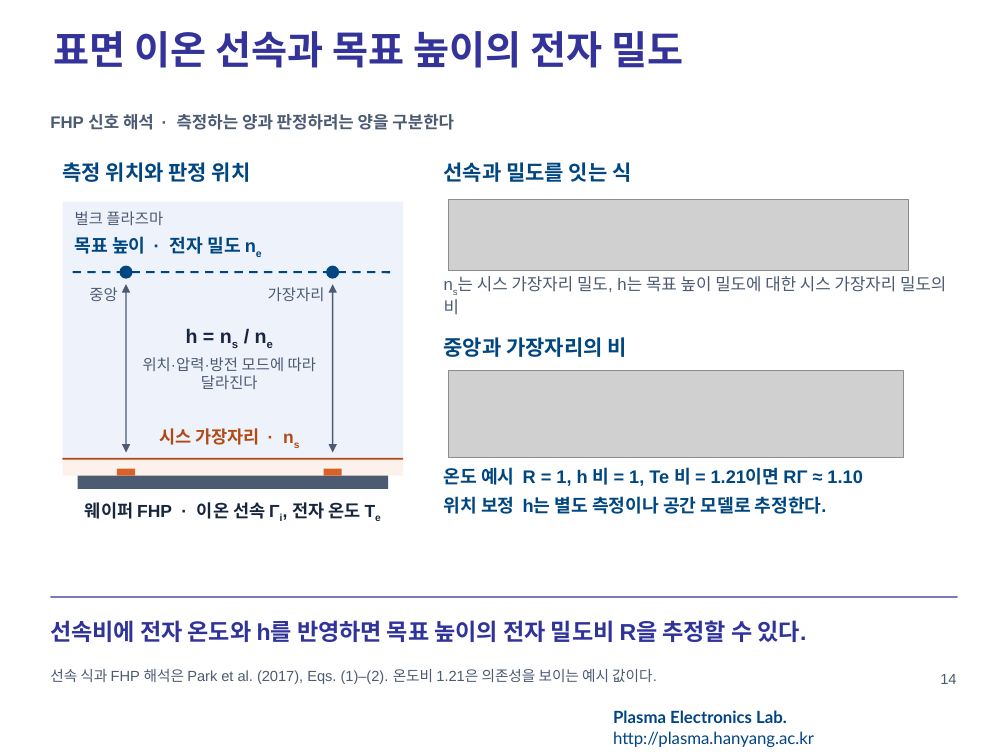
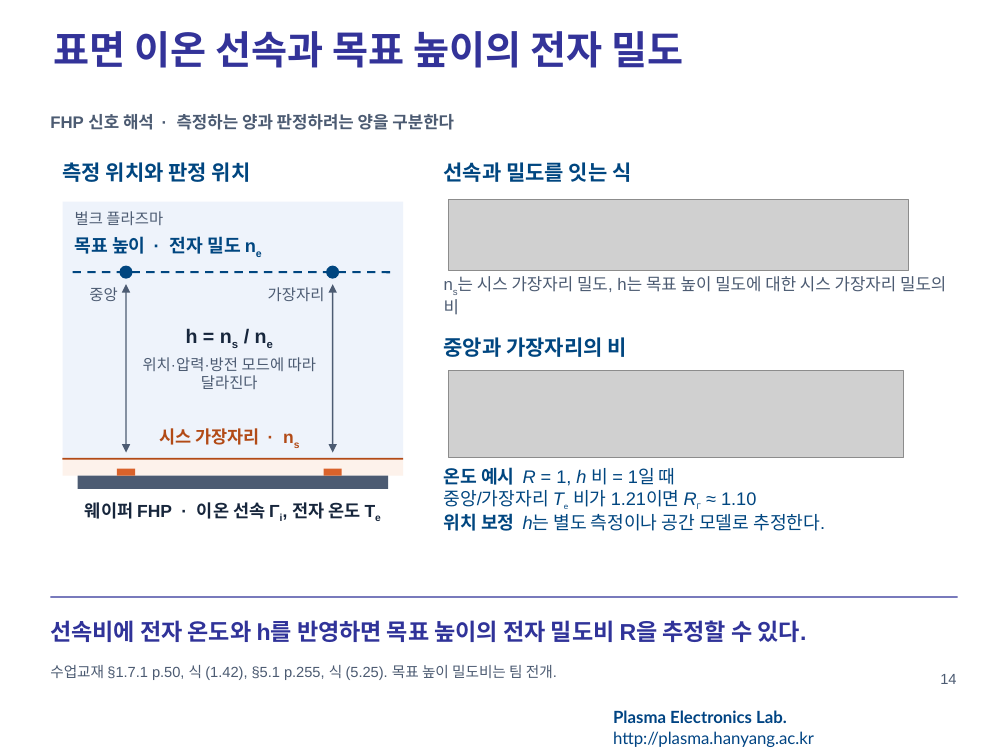
Before and after one commit to garlicjam-pyo/plasma, a slide deck: slide 14 of presentations/1차발표_이론배경판.pptx. Drawn at 1008x756 pixels with LibreOffice and Linux fonts; fonts in the diff are those of the drawing; grey boxes stand for pictures; background and template pictures are left out. Boxes give left, top, right and bottom in pixels: in the first picture for what was removed or moved away, otherwise in the second. Text is boxed around its words. In the diff, an @@ line names an element or a change of style, - is before the commit and + after.

```diff
--- a/presentations/1차발표_이론배경판.pptx
+++ b/presentations/1차발표_이론배경판.pptx
@@ text at [444, 467, 756, 507]: text changed; bold off @@
-온도 예시 R = 1, h 비 = 1, Te 비 = 1.21이면 RΓ ≈ 1.10
+온도 예시 R = 1, h 비 = 1일 때
+중앙/가장자리 Te 비가 1.21이면 RΓ ≈ 1.10
@@ text at [444, 513, 825, 531]: bold off in "h는 별도 측정이나 공간 모델로 추정한다."; italic on in "h는"; less space between paragraphs @@
@@ text at [50, 665, 557, 680]: text changed @@
-선속 식과 FHP 해석은 Park et al. (2017), Eqs. (1)–(2). 온도비 1.21은 의존성을 보이는 예시 값이다.
+수업교재 §1.7.1 p.50, 식 (1.42), §5.1 p.255, 식 (5.25). 목표 높이 밀도비는 팀 전개.
@@ text "수업교재 §1.7.1 p.50, 식 (1.42), ..." at [50, 665, 557, 680]: vertical alignment middle to top @@
```
Also in this commit, not shown: 11 other slides changed, 1 other file.
